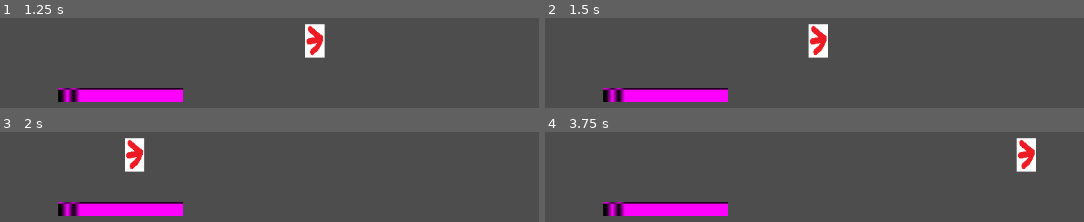
Above: before the commit, frames 1-4 (two rows, left to right).
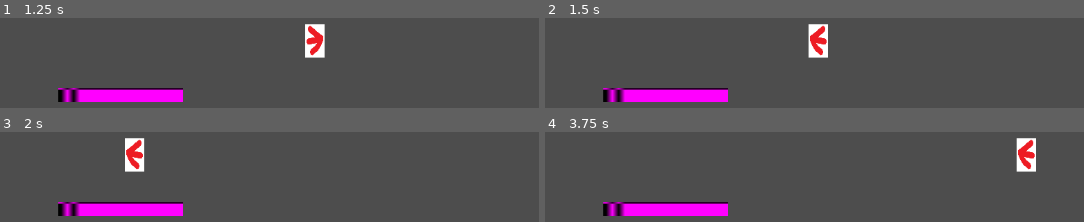
Above: after the commit, the same moments.

Repository: E-rhari/DJUFF-2025
Game: Godot game, scene res://Scene/main.tscn
Same seed, same stepped clock (60 frames per second), same inputs: the game is played once before the commit and once after it.
Inputs:
- Up to frame 1 (1.25 s): tap Enter at 0.5 s; hold D (right) from 0.53 s (still down)
- Up to frame 2 (1.5 s): release D (right) at 1.28 s; hold A (left) from 1.28 s (still down)
- Up to frame 3 (2 s): keep holding A (left)
- Up to frame 4 (3.75 s): release A (left) at 2.03 s; hold D (right) 2.03-3.53 s; hold A (left) from 3.53 s (still down)

Frame 1 is identical in both runs. In frame 2, 0.5% of the frame differs, in the area x 49-53%, y 7-43%; in frame 3, 0.5%; in frame 4, 0.5%, in the area x 87-91%, y 7-43%.

Commit message:
Movimento Horizontal com Flip de CharacterBody2D

Diff:
--- a/Scripts/player.gd
+++ b/Scripts/player.gd
@@ -2,10 +2,19 @@
 
 @export var speed = 400
 
-func get_input():
-	var input_direction = Input.get_axis("left", "right")
-	velocity = input_direction*transform.x*speed
+
+func directional_flip(direction):
+	if direction < 0:
+		transform.x.x = -1;
+	else:
+		transform.x.x = 1
+
 
 func _physics_process(delta: float) -> void:
-	get_input()
+	var input_direction = Input.get_axis("left", "right")
+	if input_direction:
+		velocity.x = input_direction*speed
+		directional_flip(input_direction)
+	else:
+		velocity.x = input_direction*0
 	move_and_slide()
--- a/Scripts/player2.gd
+++ /dev/null
@@ -1 +0,0 @@
-extends CharacterBody2D
Not shown, removed: Scripts/player2.gd.uid
